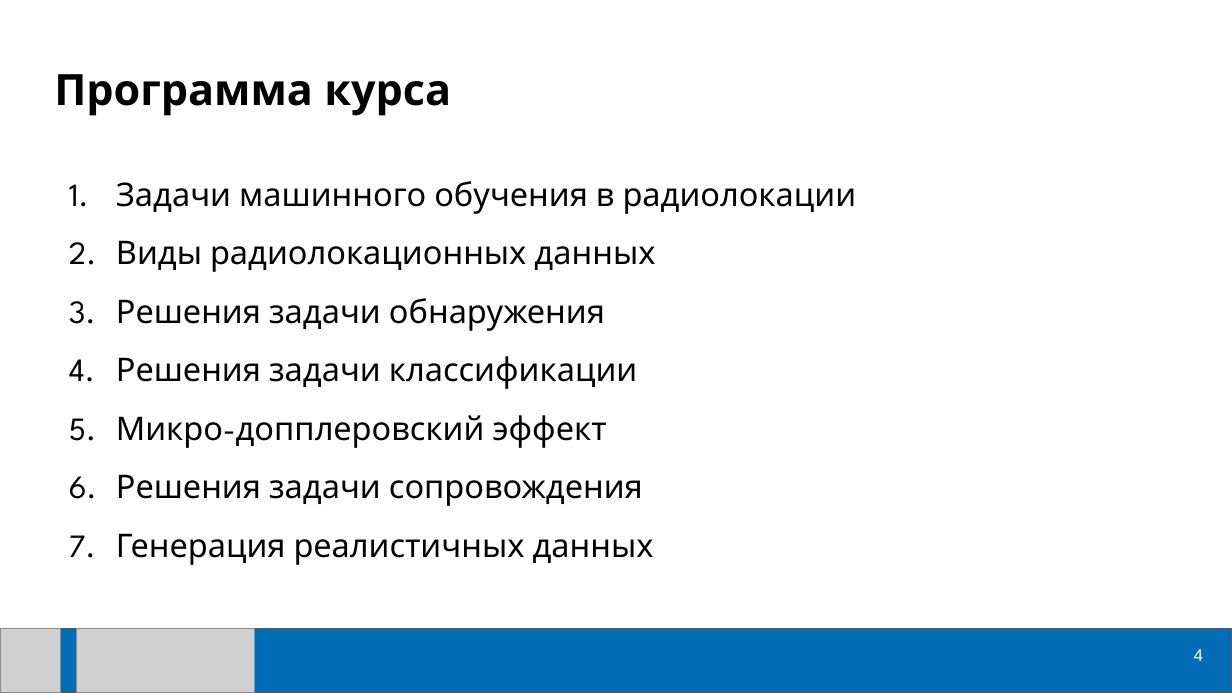
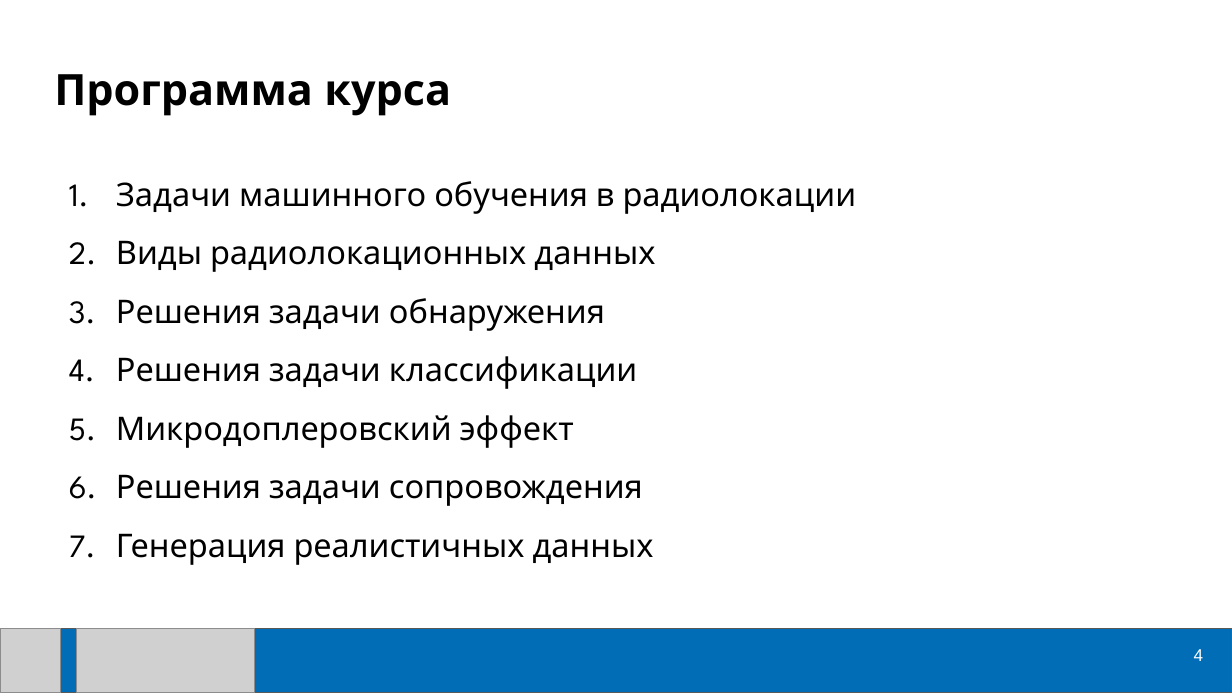
Before and after one commit to ml-dafe/ML_radiolocation_MIPT, a slide deck: slide 4 of Лекции/Лекция_01.pptx. Drawn at 1232x693 pixels with LibreOffice and Linux fonts; fonts in the diff are those of the drawing; grey boxes stand for pictures. Boxes give left, top, right and bottom in pixels: in the first picture for what was removed or moved away, otherwise in the second. Text is boxed around its words. In the diff, an @@ line names an element or a change of style, - is before the commit and + after.

```diff
--- a/Лекции/Лекция_01.pptx
+++ b/Лекции/Лекция_01.pptx
@@ text at [116, 415, 574, 448]: text changed @@
-5. Микро-допплеровский эффект
+5. Микродоплеровский эффект
```
Also in this commit, not shown: 4 other slides changed, 5 slides added, 1 slide removed.
